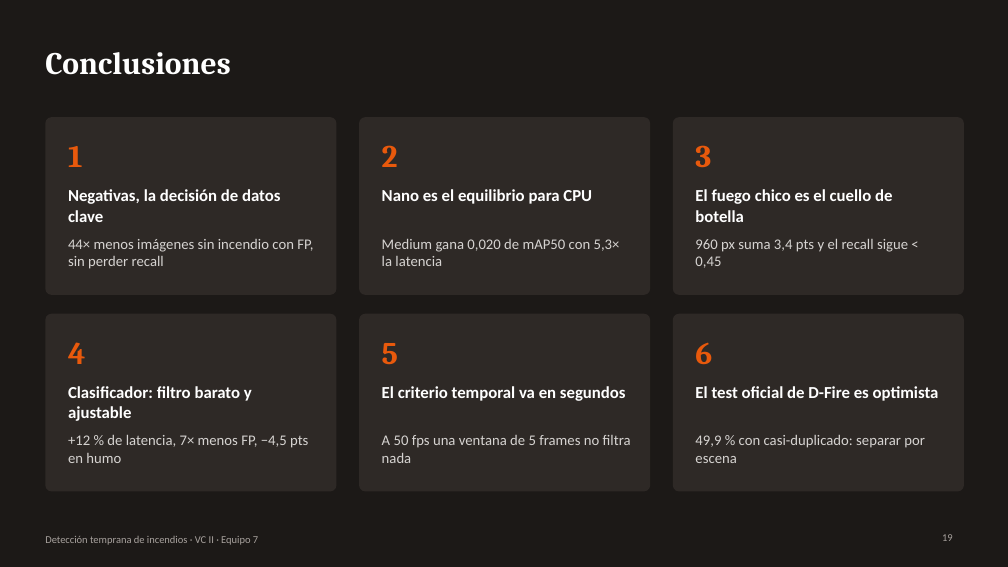
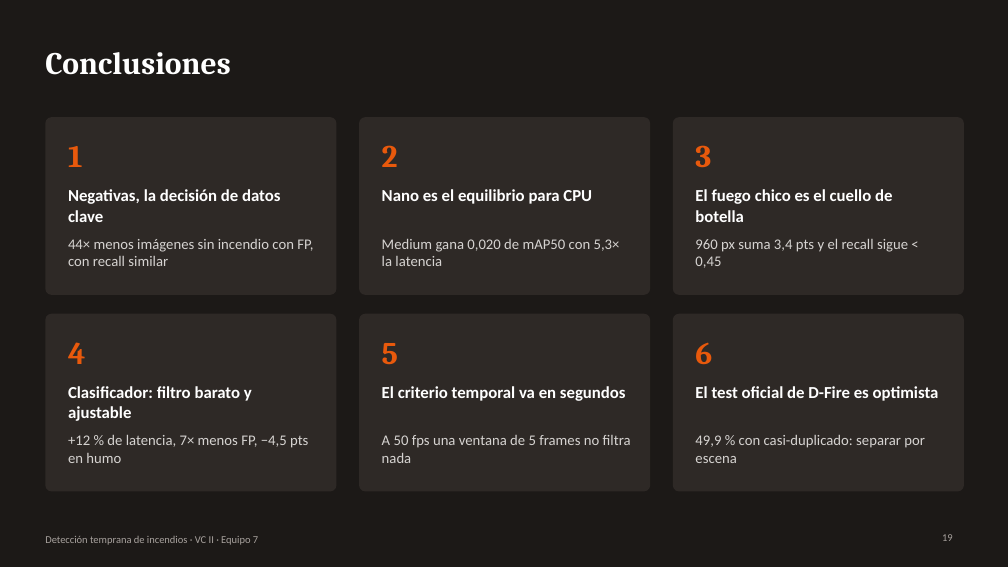
Before and after one commit to AndreTati/deteccion_incendios, a slide deck: slide 19 of presentacion/presentacion_tp.pptx. Drawn at 1008x567 pixels with LibreOffice and Linux fonts; fonts in the diff are those of the drawing. Boxes give left, top, right and bottom in pixels: in the first picture for what was removed or moved away, otherwise in the second. Text is boxed around its words. In the diff, an @@ line names an element or a change of style, - is before the commit and + after.

```diff
--- a/presentacion/presentacion_tp.pptx
+++ b/presentacion/presentacion_tp.pptx
@@ text at bbox=[68, 239, 313, 266]: text changed @@
-44× menos imágenes sin incendio con FP, sin perder recall
+44× menos imágenes sin incendio con FP, con recall similar
```
Also in this commit, not shown: 10 other slides changed, 2 other files.
